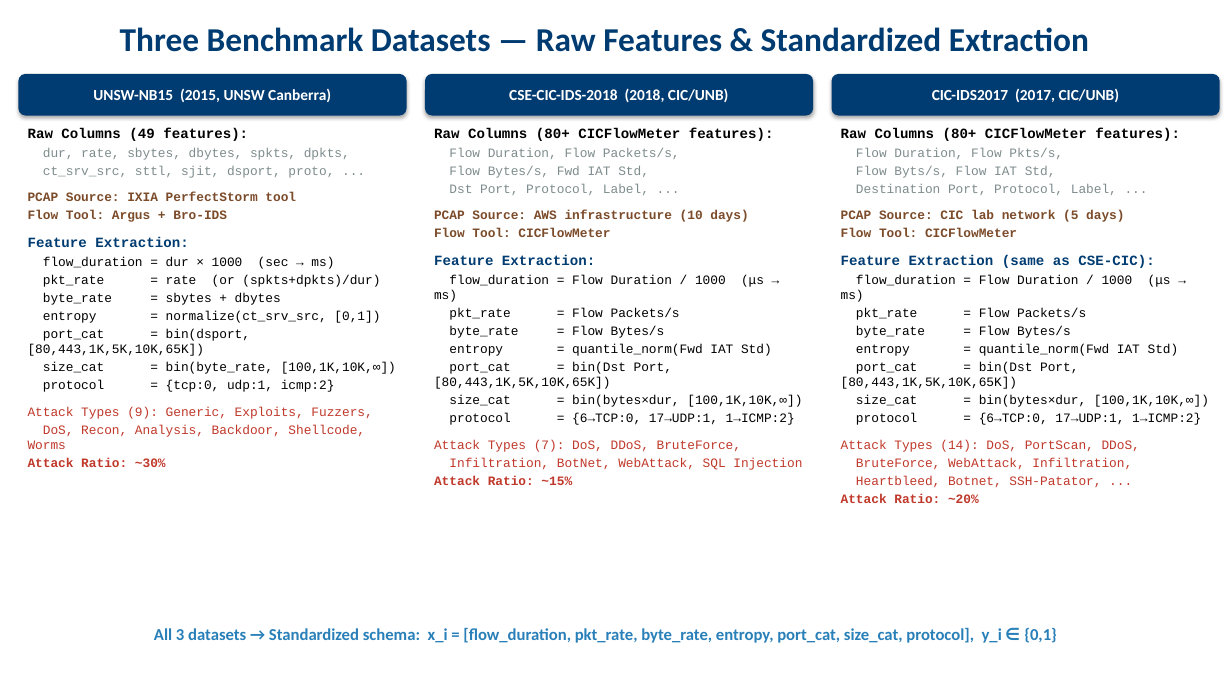
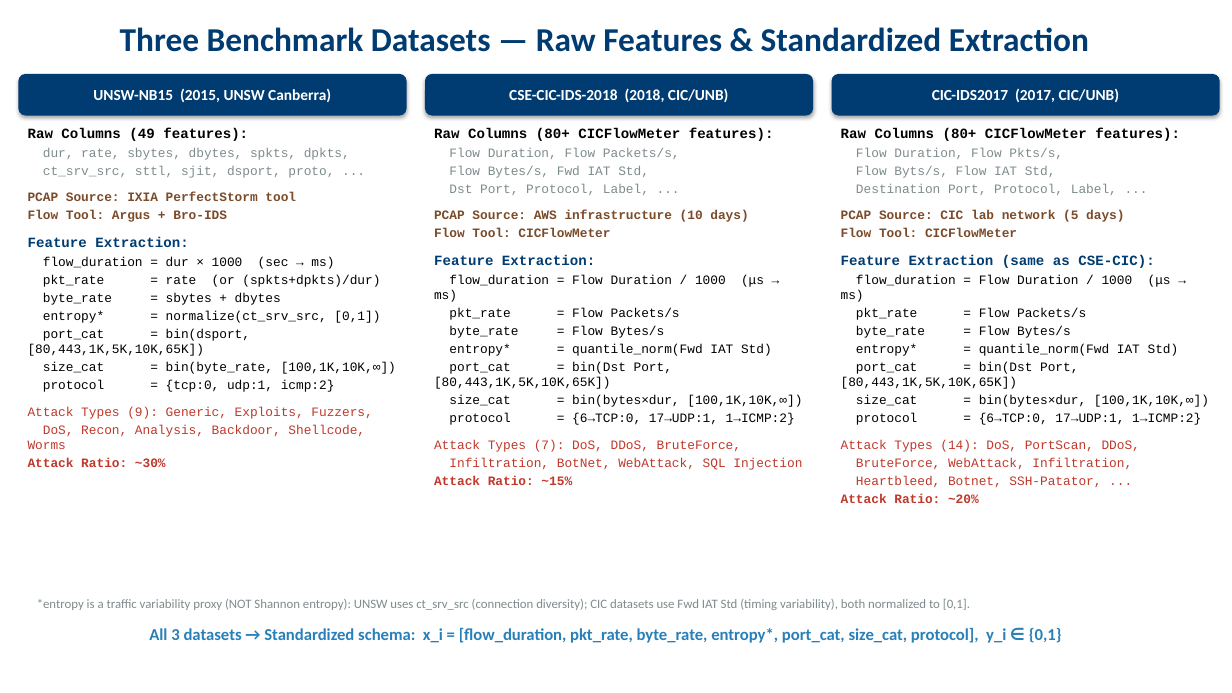
Before and after one commit to pcy12345/adaptive-ids-asrrl, a slide deck: slide 3 of ASRRL_Methodology.pptx. Drawn at 1232x693 pixels with LibreOffice and Linux fonts; fonts in the diff are those of the drawing. Boxes give left, top, right and bottom in pixels: in the first picture for what was removed or moved away, otherwise in the second. Text is boxed around its words. In the diff, an @@ line names an element or a change of style, - is before the commit and + after.

```diff
--- a/ASRRL_Methodology.pptx
+++ b/ASRRL_Methodology.pptx
@@ text at (43, 310, 380, 323): text changed @@
-entropy = normalize(ct_srv_src, [0,1])
+entropy* = normalize(ct_srv_src, [0,1])
@@ text at (449, 344, 772, 356): text changed @@
-entropy = quantile_norm(Fwd IAT Std)
+entropy* = quantile_norm(Fwd IAT Std)
@@ text at (856, 344, 1179, 356): text changed @@
-entropy = quantile_norm(Fwd IAT Std)
+entropy* = quantile_norm(Fwd IAT Std)
@@ text added at (37, 599, 970, 610), 10 pt, text #7F8C8D @@
+*entropy is a traffic variability proxy (NOT Shannon entropy): UNSW uses ct_srv_src (connection diversity); CIC datasets use Fwd IAT Std (timing variability), both normalized to [0,1].
@@ text at (149, 627, 1062, 643): text changed @@
-All 3 datasets → Standardized schema: x_i = [flow_duration, pkt_rate, byte_rate, entropy, port_cat, size_cat, protocol], y_i ∈ {0,1}
+All 3 datasets → Standardized schema: x_i = [flow_duration, pkt_rate, byte_rate, entropy*, port_cat, size_cat, protocol], y_i ∈ {0,1}
```
Also in this commit, not shown: 3 other slides changed, 6 other files.
